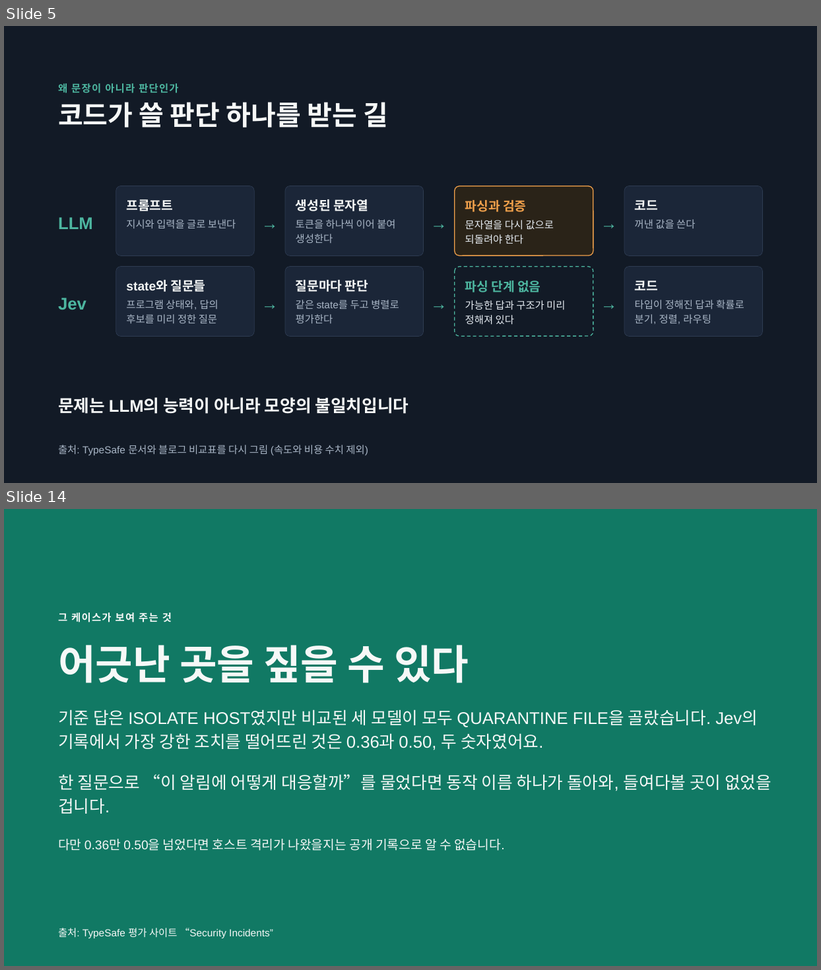
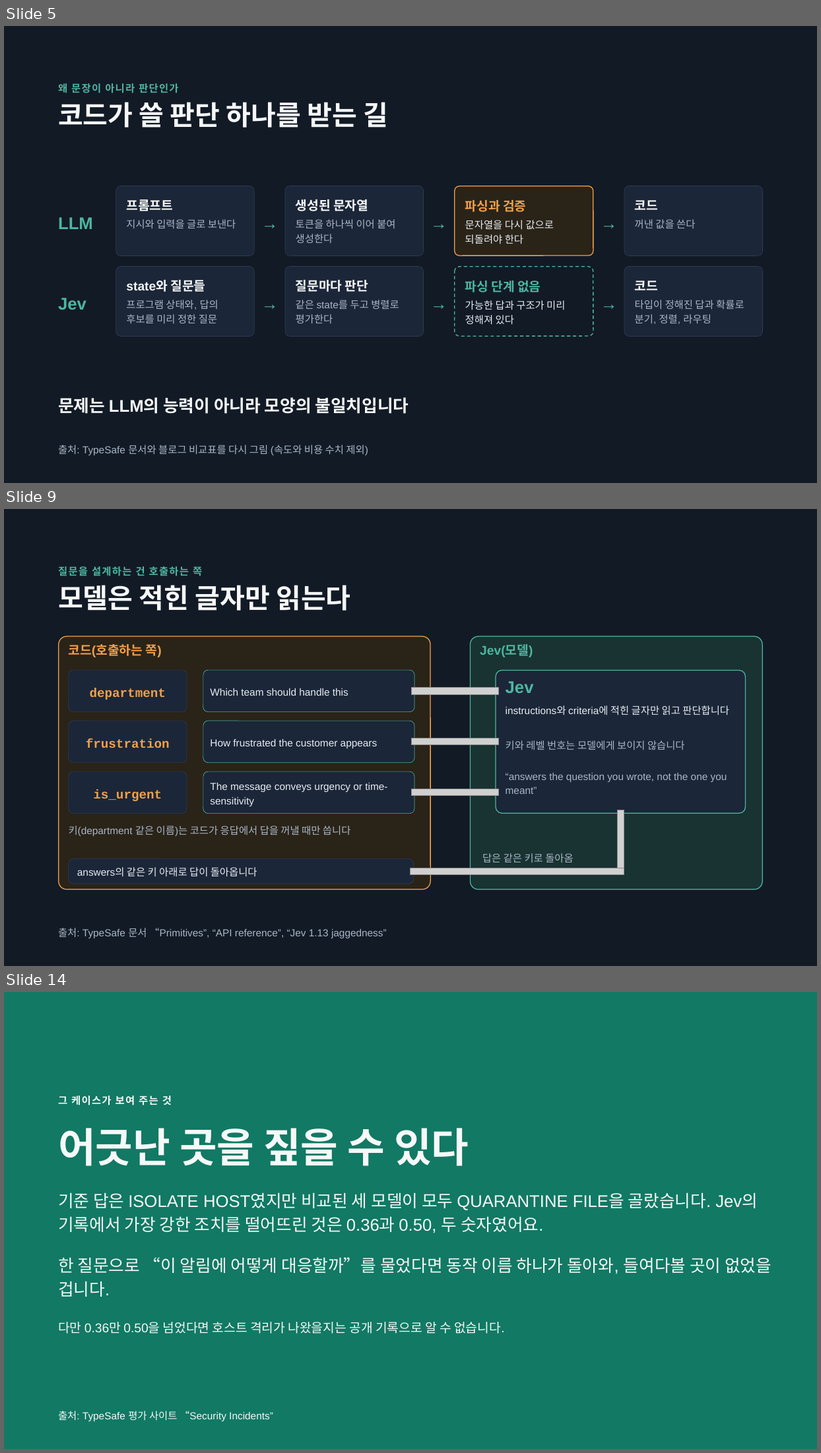
Before and after one commit to SeokRae/blog, a slide deck: presentations/jev-system-one-intro.pptx. Shown one above the other, each under a label of ours: slides 5 and 14 before the commit, slides 5, 9 and 14 after it; the slides between them are not shown. The pictures are 821x970 and 821x1453 pixels, drawn with LibreOffice and Linux fonts; fonts in the diff are those of the drawing; grey boxes stand for pictures; background and template pictures are left out. Boxes give left, top, right and bottom in pixels: in the first picture for what was removed or moved away, otherwise in the second. Text is boxed around its words. In the diff, an @@ line names an element or a change of style, - is before the commit and + after.

```diff
--- a/presentations/jev-system-one-intro.pptx
+++ b/presentations/jev-system-one-intro.pptx
@@ slide 9 added at <box>4,509,817,966</box>, background #121A26 @@
@@ text added at <box>58,566,202,576</box>, 12 pt, text #4DB6A0, bold @@
+질문을 설계하는 건 호출하는 쪽
@@ title added at <box>58,585,350,611</box>, 32 pt, text #F6F8F7, bold @@
+모델은 적힌 글자만 읽는다
@@ rounded rectangle added at <box>59,636,431,890</box>, fill #2A2318, outline #F0A04B 1 pt @@
@@ text added at <box>69,644,162,657</box>, 15 pt, text #F0A04B, bold @@
+코드(호출하는 쪽)
@@ rounded rectangle added at <box>471,636,763,890</box>, fill #183331, outline #4DB6A0 1 pt @@
@@ text added at <box>480,646,533,657</box>, 15 pt, text #4DB6A0, bold @@
+Jev(모델)
@@ rounded rectangle added at <box>69,670,187,712</box>, fill #1B2638, outline #2E3C52 0.5 pt, 15 pt, text #F0A04B, bold @@
+department
@@ rounded rectangle added at <box>203,670,415,712</box>, fill #1B2638, outline #4DB6A0 0.5 pt, 12 pt, text #E6ECF2 @@
+Which team should handle this
@@ rounded rectangle added at <box>496,671,746,814</box>, fill #1B2638, outline #4DB6A0 1 pt @@
@@ text added at <box>506,681,534,693</box>, 20 pt, text #4DB6A0, bold @@
+Jev
@@ picture added at <box>411,688,499,694</box> @@
@@ text added at <box>506,706,729,716</box>, 12 pt, text #E6ECF2 @@
+instructions와 criteria에 적힌 글자만 읽고 판단합니다
@@ rounded rectangle added at <box>69,722,187,763</box>, fill #1B2638, outline #2E3C52 0.5 pt, 15 pt, text #F0A04B, bold @@
+frustration
@@ rounded rectangle added at <box>203,722,415,763</box>, fill #1B2638, outline #4DB6A0 0.5 pt, 12 pt, text #E6ECF2 @@
+How frustrated the customer appears
@@ picture added at <box>411,739,499,745</box> @@
@@ text added at <box>506,741,685,750</box>, 12 pt, text #A9B6C6 @@
+키와 레벨 번호는 모델에게 보이지 않습니다
@@ rounded rectangle added at <box>69,772,187,814</box>, fill #1B2638, outline #2E3C52 0.5 pt, 15 pt, text #F0A04B, bold @@
+is_urgent
@@ rounded rectangle added at <box>203,772,415,814</box>, fill #1B2638, outline #4DB6A0 0.5 pt, 12 pt, text #E6ECF2 @@
+The message conveys urgency or time-sensitivity
@@ text added at <box>506,773,727,794</box>, 12 pt, text #A9B6C6 @@
+“answers the question you wrote, not the one you meant”
@@ picture added at <box>411,789,499,796</box> @@
@@ picture added at <box>618,811,624,875</box> @@
@@ text added at <box>69,826,350,836</box>, 12 pt, text #A9B6C6 @@
+키(department 같은 이름)는 코드가 응답에서 답을 꺼낼 때만 씁니다
@@ rounded rectangle added at <box>69,859,414,884</box>, fill #1B2638, outline #2E3C52 0.5 pt, 12 pt, text #E6ECF2 @@
+answers의 같은 키 아래로 답이 돌아옵니다
@@ text added at <box>482,854,573,863</box>, 12 pt, text #A9B6C6 @@
+답은 같은 키로 돌아옴
@@ picture added at <box>411,868,624,875</box> @@
@@ text added at <box>58,928,387,939</box>, 12 pt, text #A9B6C6 @@
+출처: TypeSafe 문서 “Primitives”, “API reference”, “Jev 1.13 jaggedness”
```
Also in this commit, not shown: 8 slides changed, 1 other slide added, 1 slide removed.
